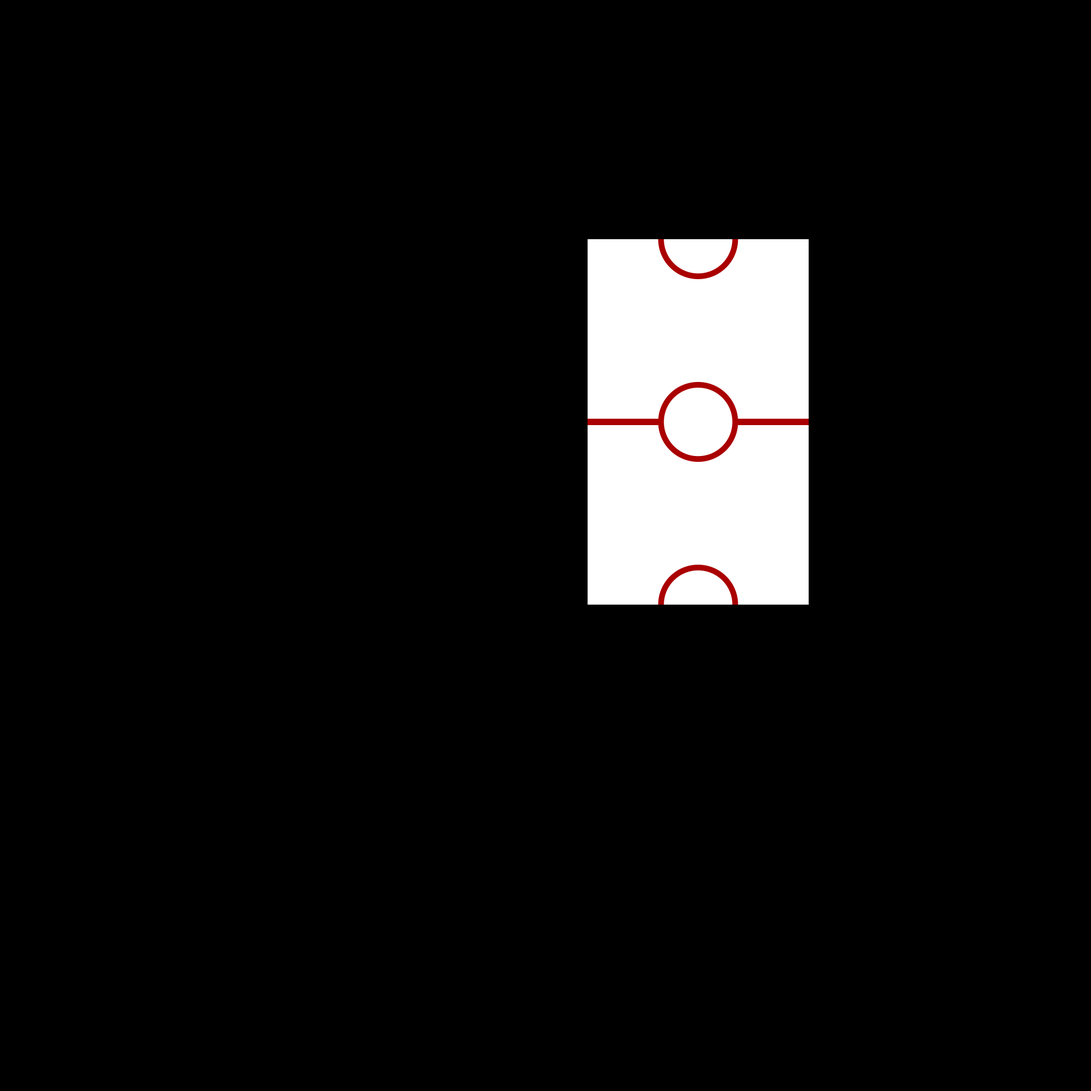
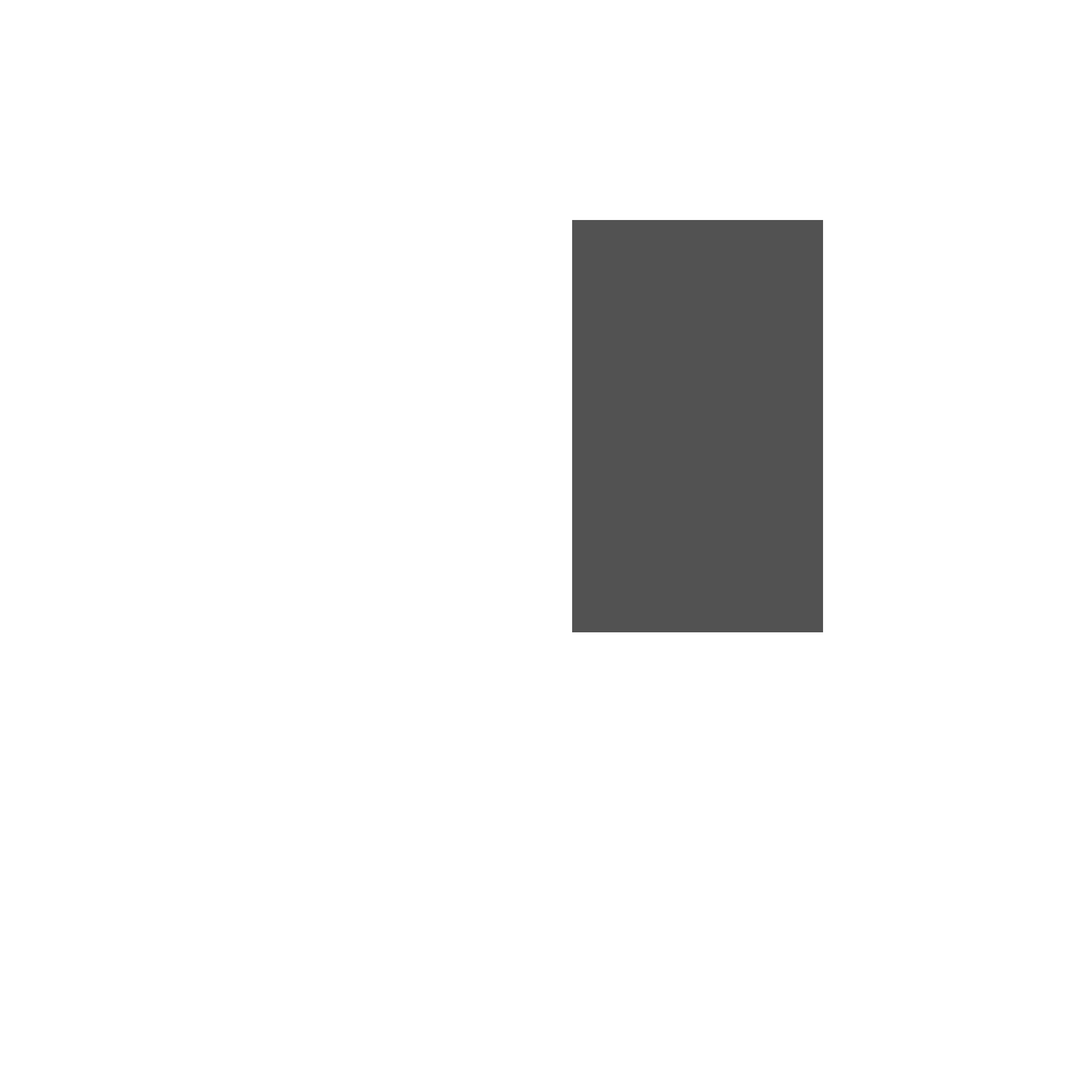
Layers edited between the first and the second 1091 × 1091 image:
hid "playground_color.png" over (587, 239, 810, 605)
added layer "playground_metallic" above "Playground.png" over (0, 0, 1091, 1091)
hid "Playground.png" over (0, 0, 1091, 1091)
